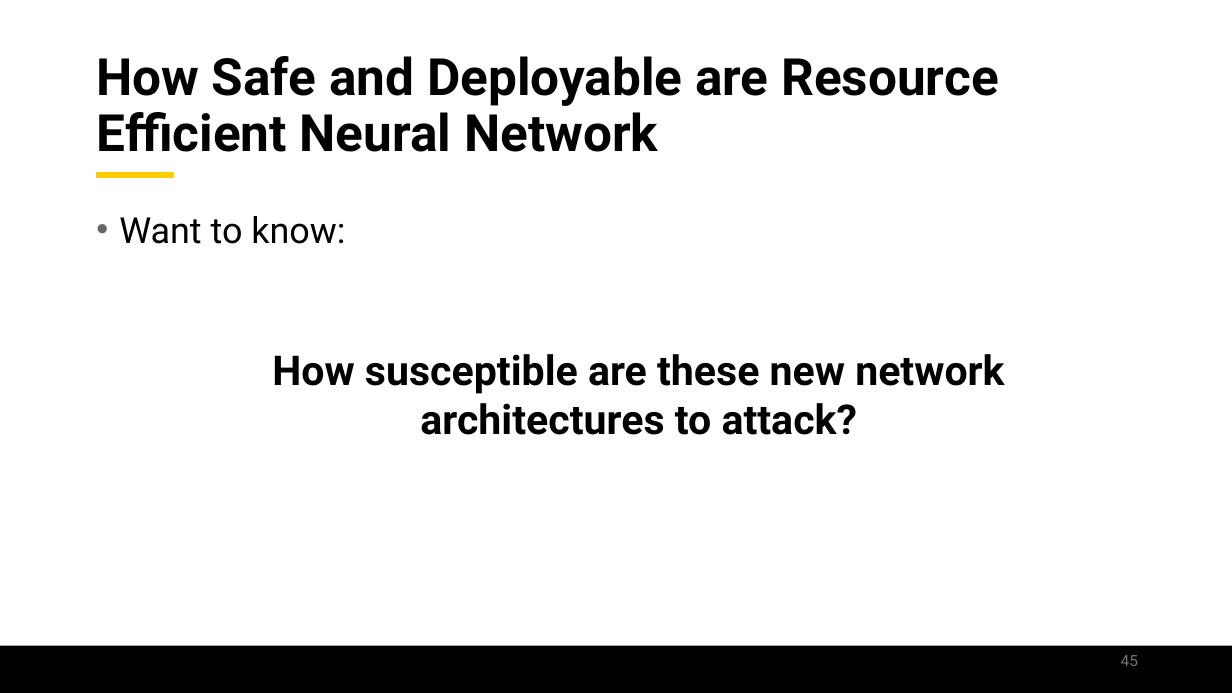
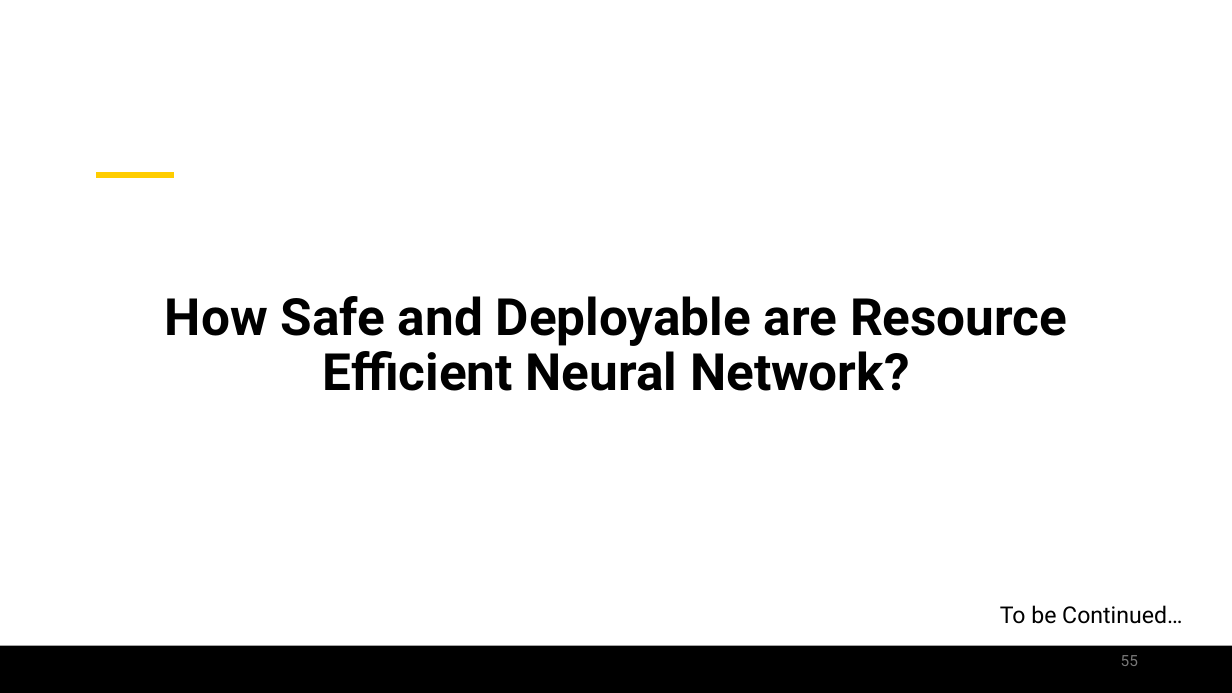
Before and after one commit to jamilgafur/Presentation, a slide deck: slide 55 of Presentation.pptx (slide 45 before the commit). Drawn at 1232x693 pixels with LibreOffice and Linux fonts; fonts in the diff are those of the drawing; background and template pictures are left out. Boxes give left, top, right and bottom in pixels: in the first picture for what was removed or moved away, otherwise in the second. Text is boxed around its words. In the diff, an @@ line names an element or a change of style, - is before the commit and + after.

```diff
--- a/Presentation.pptx
+++ b/Presentation.pptx
@@ text removed at (119, 216, 345, 244) @@
-• Want to know:
@@ title at (165, 296, 1067, 391): text changed @@
-How Safe and Deployable are Resource Efficient Neural Network
+How Safe and Deployable are Resource Efficient Neural Network?
@@ text removed at (272, 354, 1004, 435) @@
-  How susceptible are these new network architectures to attack?
@@ text added at (1000, 605, 1182, 624), 18 pt, text #000000 @@
+To be Continued…
@@ page number at (1121, 655, 1138, 666): text changed @@
-45
+55
```
Also in this commit, not shown: 23 other slides changed, 31 slides added, 21 slides removed.
